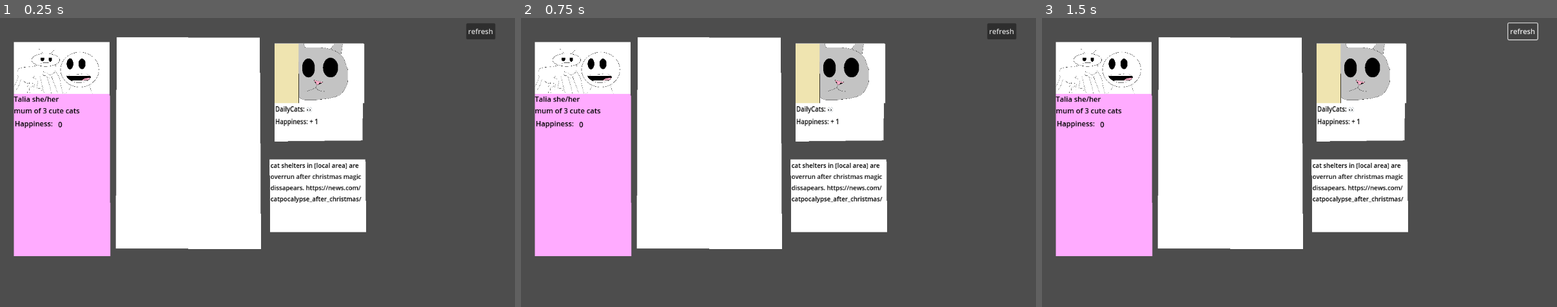
Above: before the commit, frames 1-3 (left to right).
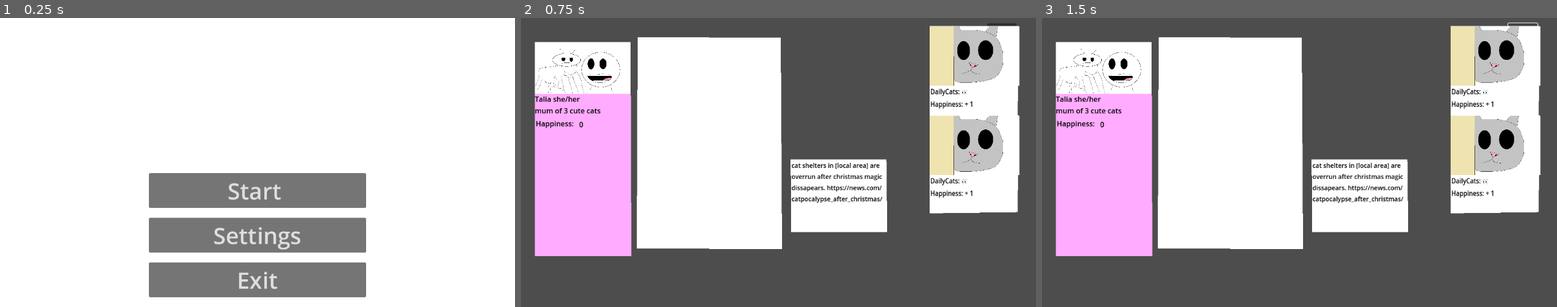
Above: after the commit, the same moments.

Repository: Wilvy10/Bonk
Game: Godot game, scene res://scenes/Menu.tscn
The game is run twice, just before and just after one commit, with the same random seed, the same clock (stepped at 60 frames per second) and the same inputs. Before the commit the project starts from res://scenes/main_game.tscn.
Inputs (mouse positions are in pixels of both pictures, inside the frame that each line leads up to):
- Up to frame 1 (0.25 s): no input
- Up to frame 2 (0.75 s): click (778, 191) at 0.5 s, where only the run after the commit has a clickable "Start"
- Up to frame 3 (1.5 s): click "refresh" at 1.25 s

The runs differ from the first frame. In frame 1, 77% of the frame differs, in the area x 0-100%, y 0-100%; in frame 2, 17%; in frame 3, 17%.
Error in both runs: Invalid call to utility function "str()". Expected 1 argument(s). (res://scenes/happiness_meter.gd:11)

Commit message:
finished post generator for now
need to remove posts from reappearing in the same cycle and remove posts that have already been posted

Diff:
--- /dev/null
+++ b/sbgj-bonk(unnamed-project)/prefabs/peeking_cat_post.tscn
@@ -0,0 +1,51 @@
+[gd_scene load_steps=3 format=3 uid="uid://bh7pvjteorjrm"]
+
+[ext_resource type="Script" uid="uid://d0yl56gloome3" path="res://scripts/post.gd" id="1_2cv18"]
+[ext_resource type="Texture2D" uid="uid://bov0ajova0mav" path="res://images/Post Icons/peeking_cat.png" id="2_kh0xi"]
+
+[node name="post" type="Polygon2D"]
+z_index = 2
+scale = Vector2(0.8594007, 1)
+polygon = PackedVector2Array(-100, -82, 131, -82, 129.37, 135.45, -100.21, 137.87)
+script = ExtResource("1_2cv18")
+
+[node name="PeekingCat" type="Sprite2D" parent="."]
+position = Vector2(16.942505, -14.674061)
+scale = Vector2(0.13198397, 0.10289207)
+texture = ExtResource("2_kh0xi")
+
+[node name="Label" type="Label" parent="."]
+offset_left = -97.74247
+offset_top = 53.0
+offset_right = 131.48703
+offset_bottom = 76.0
+theme_override_colors/font_color = Color(0, 0, 0, 1)
+text = "DailyCats: 👀"
+
+[node name="Label2" type="Label" parent="."]
+offset_left = -97.742615
+offset_top = 81.0
+offset_right = 130.32318
+offset_bottom = 104.0
+theme_override_colors/font_color = Color(0, 0, 0, 1)
+text = "Happiness: + 1"
+
+[node name="Button" type="Button" parent="."]
+modulate = Color(1, 1, 1, 0)
+offset_left = -98.90622
+offset_top = -82.0
+offset_right = -90.90622
+offset_bottom = -71.309166
+scale = Vector2(29.187737, 20.391302)
+
+[node name="Area2D" type="Area2D" parent="." groups=["posts"]]
+collision_layer = 0
+
+[node name="postCollision" type="CollisionPolygon2D" parent="Area2D"]
+polygon = PackedVector2Array(-101.23346, -83, -101.23346, 139, 134.97772, 137, 137.30487, -84)
+
+[connection signal="button_down" from="Button" to="." method="_on_button_button_down"]
+[connection signal="button_up" from="Button" to="." method="_on_button_button_up"]
+[connection signal="area_entered" from="Area2D" to="." method="_on_area_2d_area_entered"]
+[connection signal="area_exited" from="Area2D" to="." method="_on_area_2d_area_exited"]
+[connection signal="body_entered" from="Area2D" to="." method="_on_area_2d_body_entered"]
--- a/sbgj-bonk(unnamed-project)/project.godot
+++ b/sbgj-bonk(unnamed-project)/project.godot
@@ -11,7 +11,7 @@
 [application]
 
 config/name="SBGJ-Bonk(unnamed_project)"
-run/main_scene="uid://ch3su8g5bqec0"
+run/main_scene="uid://yq3amqpq6k4p"
 config/features=PackedStringArray("4.5", "Mobile")
 config/icon="res://icon.svg"
 
--- a/sbgj-bonk(unnamed-project)/scenes/main_game.tscn
+++ b/sbgj-bonk(unnamed-project)/scenes/main_game.tscn
@@ -7,6 +7,7 @@
 [ext_resource type="Script" uid="uid://bt05dq5eiet1v" path="res://scenes/happiness_meter.gd" id="2_wi4c7"]
 [ext_resource type="Texture2D" uid="uid://bov0ajova0mav" path="res://images/Post Icons/peeking_cat.png" id="3_ipu61"]
 [ext_resource type="Script" uid="uid://dpjsttnwfnlcc" path="res://scenes/drop_box.gd" id="4_0rdsr"]
+[ext_resource type="Script" uid="uid://b3nj8wxf7wwnl" path="res://scripts/generator.gd" id="5_ipu61"]
 
 [node name="Node2D" type="Node2D"]
 script = ExtResource("1_wi4c7")
@@ -51,6 +52,7 @@
 texture = ExtResource("1_d2op2")
 
 [node name="post" type="Polygon2D" parent="."]
+visible = false
 z_index = 2
 position = Vector2(700.00006, 139)
 scale = Vector2(0.8594007, 1)
@@ -87,6 +89,7 @@
 scale = Vector2(29.187737, 20.391302)
 
 [node name="Area2D" type="Area2D" parent="post" groups=["posts"]]
+collision_layer = 2
 
 [node name="postCollision" type="CollisionPolygon2D" parent="post/Area2D"]
 polygon = PackedVector2Array(-101.23346, -83, -101.23346, 139, 134.97772, 137, 137.30487, -84)
@@ -116,11 +119,15 @@
 
 [node name="Area2D" type="Area2D" parent="drop box"]
 position = Vector2(12, 14)
+collision_mask = 2
 priority = 1
 
 [node name="collisionBox" type="CollisionPolygon2D" parent="drop box/Area2D" groups=["drop box"]]
 position = Vector2(-12, -14)
 polygon = PackedVector2Array(275, 59, 276, 528, 597, 528, 593, 57)
+
+[node name="postGenerator" type="Node2D" parent="."]
+script = ExtResource("5_ipu61")
 
 [node name="refresh button" type="Button" parent="."]
 offset_left = 1043.0
--- /dev/null
+++ b/sbgj-bonk(unnamed-project)/scripts/generator.gd
@@ -0,0 +1,29 @@
+extends Node2D
+#instance object post with value of random (0 to final post)
+#have list of posts to pull from
+
+var locations = [Vector2(1000,100),Vector2(1000,300)]
+var post_0 = preload("res://prefabs/peeking_cat_post.tscn")
+var user = 1
+var catPostsNum = 1
+var catPosts = [post_0]
+func _init():
+	SelectPost()
+func setUser(_user):
+	user = _user
+
+func SelectPost():
+	var postsToGenerate = 2
+	var postsLeftToGenerate = 2
+	var postNum = 0
+	while postsLeftToGenerate > 0:
+		if user == 1:
+			#select only cat posts
+			postNum = randi() % catPostsNum - postsToGenerate + postsLeftToGenerate
+		if postNum < 0:
+			postNum = 0
+		var postInstance = catPosts[postNum].instantiate()
+		add_child(postInstance)
+		postInstance.setStartPosition(locations[postsToGenerate - postsLeftToGenerate])
+		postInstance.set_global_position(locations[postsToGenerate - postsLeftToGenerate])
+		postsLeftToGenerate -= 1
--- a/sbgj-bonk(unnamed-project)/scripts/post.gd
+++ b/sbgj-bonk(unnamed-project)/scripts/post.gd
@@ -5,6 +5,7 @@
 var startPosition = Vector2(0,0)
 var collision = false
 var happiness = 0
+
 
 func _init():
 	#spawn at appropriate place
@@ -14,6 +15,10 @@
 func _process(delta):
 	if dragging:
 		position = get_global_mouse_position() - _offset
+
+
+func setStartPosition(location:Vector2 ):
+	startPosition = location
 
 
 func _on_button_button_down() -> void:
--- a/sbgj-bonk(unnamed-project)/scripts/spawner.gd
+++ /dev/null
@@ -1,3 +0,0 @@
-extends Node2D
-#instance object post with value of random (0 to final post)
-#have list of posts to pull from
Renamed: sbgj-bonk(unnamed-project)/scripts/spawner.gd.uid -> sbgj-bonk(unnamed-project)/scripts/generator.gd.uid
